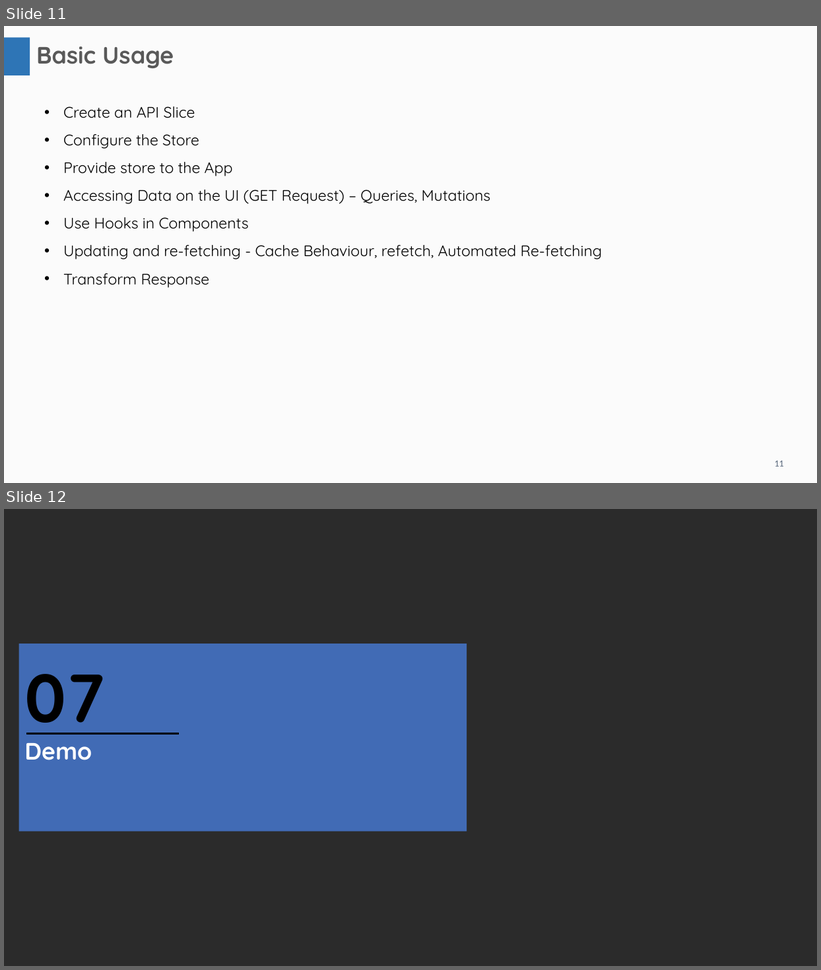
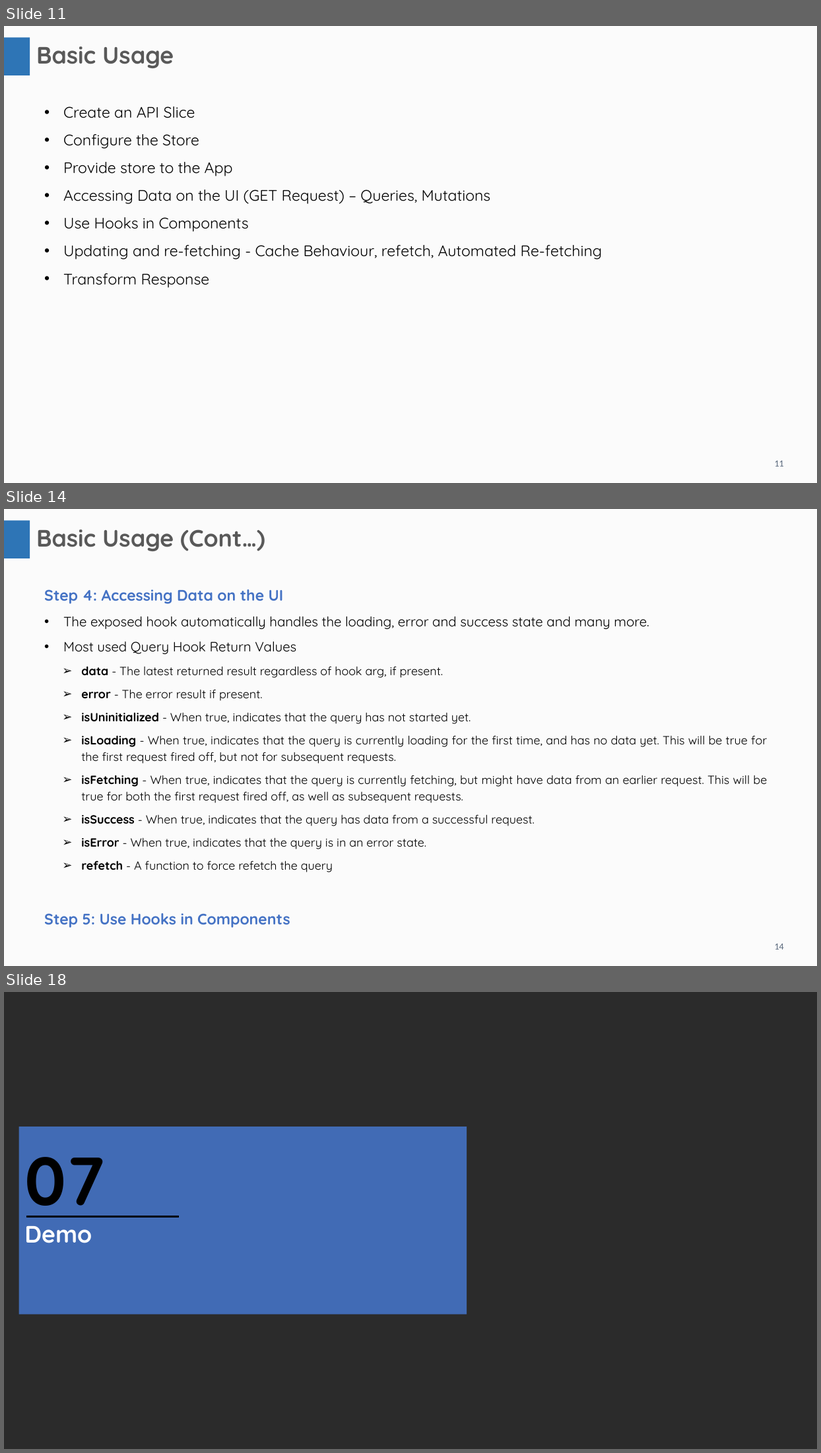
Before and after one commit to JenuTandel/date-fns-n-RTK-Query, a slide deck: RTK Query.pptx. Shown one above the other, each under a label of ours: slides 11 and 12 before the commit, slides 11, 14 and 18 after it; the slides between them are not shown. The pictures are 821x970 and 821x1453 pixels, drawn with LibreOffice and Linux fonts; fonts in the diff are those of the drawing; background and template pictures are left out; a plain dark background stands for a picture behind light text. Boxes give left, top, right and bottom in pixels: in the first picture for what was removed or moved away, otherwise in the second. Text is boxed around its words. In the diff, an @@ line names an element or a change of style, - is before the commit and + after.

```diff
--- a/RTK Query.pptx
+++ b/RTK Query.pptx
@@ slide 14 added at box(4, 509, 817, 966), background #FBFBFB; not listed: 2 template elements that a slide beside it also shows @@
@@ text added at box(36, 529, 265, 551), 28 pt, text #595959, bold @@
+Basic Usage (Cont…)
@@ text added at box(44, 590, 767, 928), 14 pt, text #000000 @@
+Step 4: Accessing Data on the UI
+• The exposed hook automatically handles the loading, error and success state and many more.
+• Most used Query Hook Return Values
+➢ data - The latest returned result regardless of hook arg, if present.
+➢ error - The error result if present.
+➢ isUninitialized - When true, indicates that the query has not started yet.
+➢ isLoading - When true, indicates that the query is currently loading for the first time, and has no data yet. This will be true for the first request fired off, but not for subsequent requests.
+➢ isFetching - When true, indicates that the query is currently fetching, but might have data from an earlier request. This will be true for both the first request fired off, as well as subsequent requests.
+➢ isSuccess - When true, indicates that the query has data from a successful request.
+➢ isError - When true, indicates that the query is in an error state.
+➢ refetch - A function to force refetch the query
+Step 5: Use Hooks in Components
@@ what was slide 12 is now slide 18 @@
```
Also in this commit, not shown: 5 other slides added, 50 other files.
